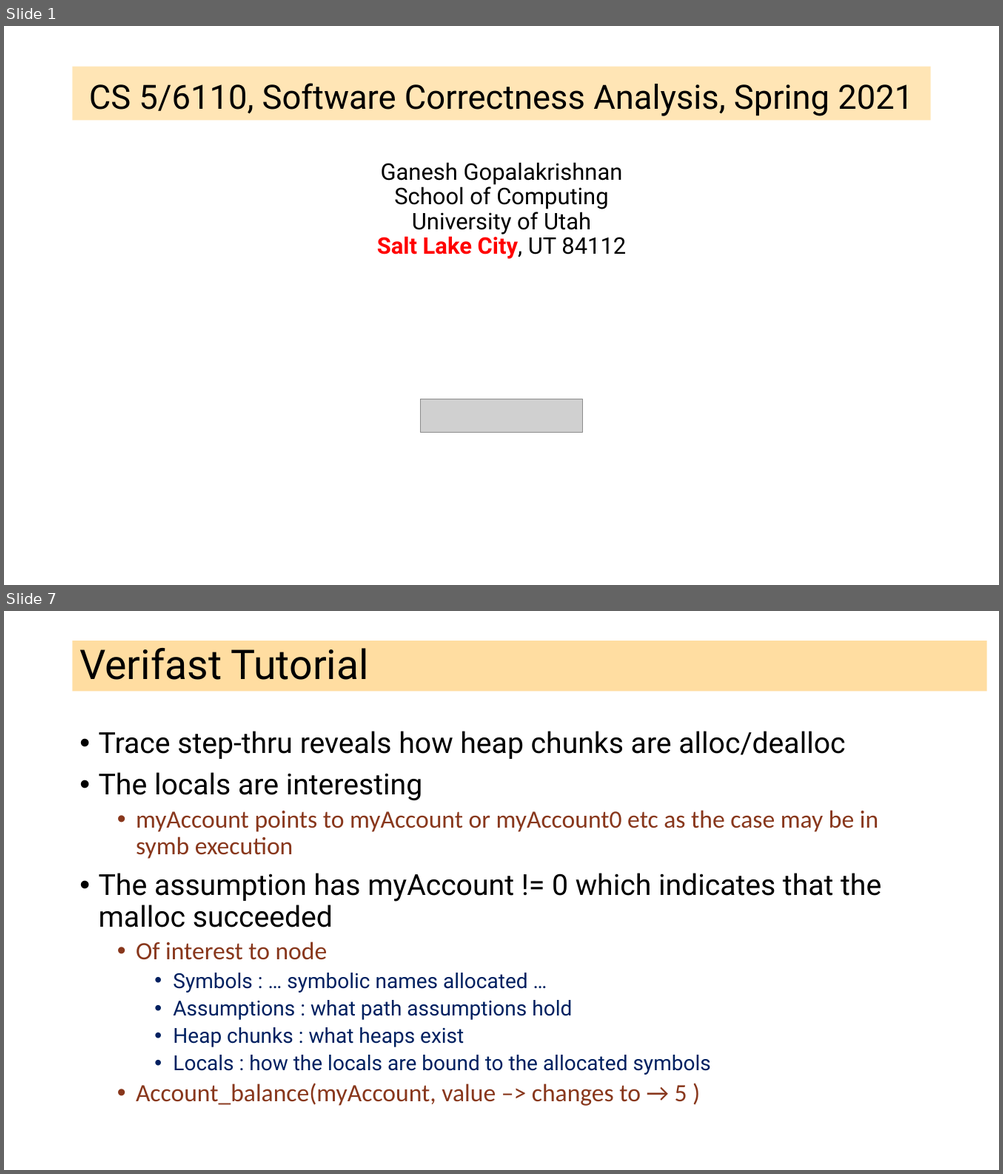
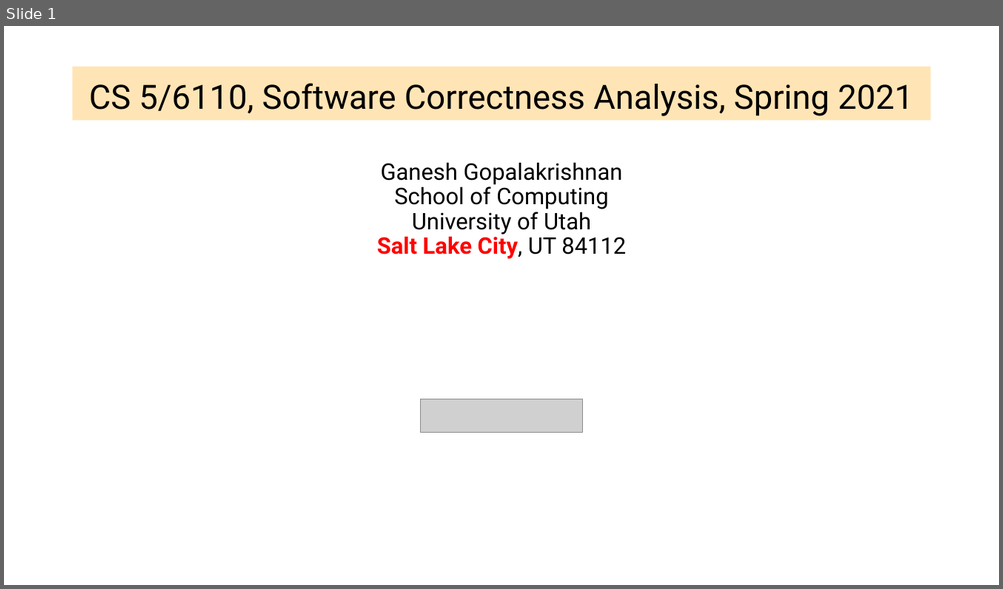
Before and after one commit to ganeshutah/cs6110s22, a slide deck: Lec19/Lec19.pptx. Shown one above the other, each under a label of ours: slides 1 and 7 before the commit, slide 1 after it; the slides between them are not shown. The pictures are 1003x1174 and 1003x589 pixels, drawn with LibreOffice and Linux fonts; fonts in the diff are those of the drawing; grey boxes stand for pictures. Boxes give left, top, right and bottom in pixels: in the first picture for what was removed or moved away, otherwise in the second. Text is boxed around its words. In the diff, an @@ line names an element or a change of style, - is before the commit and + after.

```diff
--- a/Lec19/Lec19.pptx
+++ b/Lec19/Lec19.pptx
@@ slide 7 removed at (4,611,999,1170), background #FFFFFF @@
@@ title removed at (73,641,987,692) @@
-Verifast Tutorial
@@ text removed at (99,731,881,1106) @@
-• Trace step-thru reveals how heap chunks are alloc/dealloc
-• The locals are interesting
-  • myAccount points to myAccount or myAccount0 etc as the case may be in symb execution
-• The assumption has myAccount != 0 which indicates that the malloc succeeded
-  • Of interest to node
-    • Symbols : … symbolic names allocated …
-    • Assumptions : what path assumptions hold
-    • Heap chunks : what heaps exist
-    • Locals : how the locals are bound to the allocated symbols
-  • Account_balance(myAccount, value –> changes to → 5 )
```
Also in this commit, not shown: 1 slide changed, 36 slides added, 9 other slides removed.
